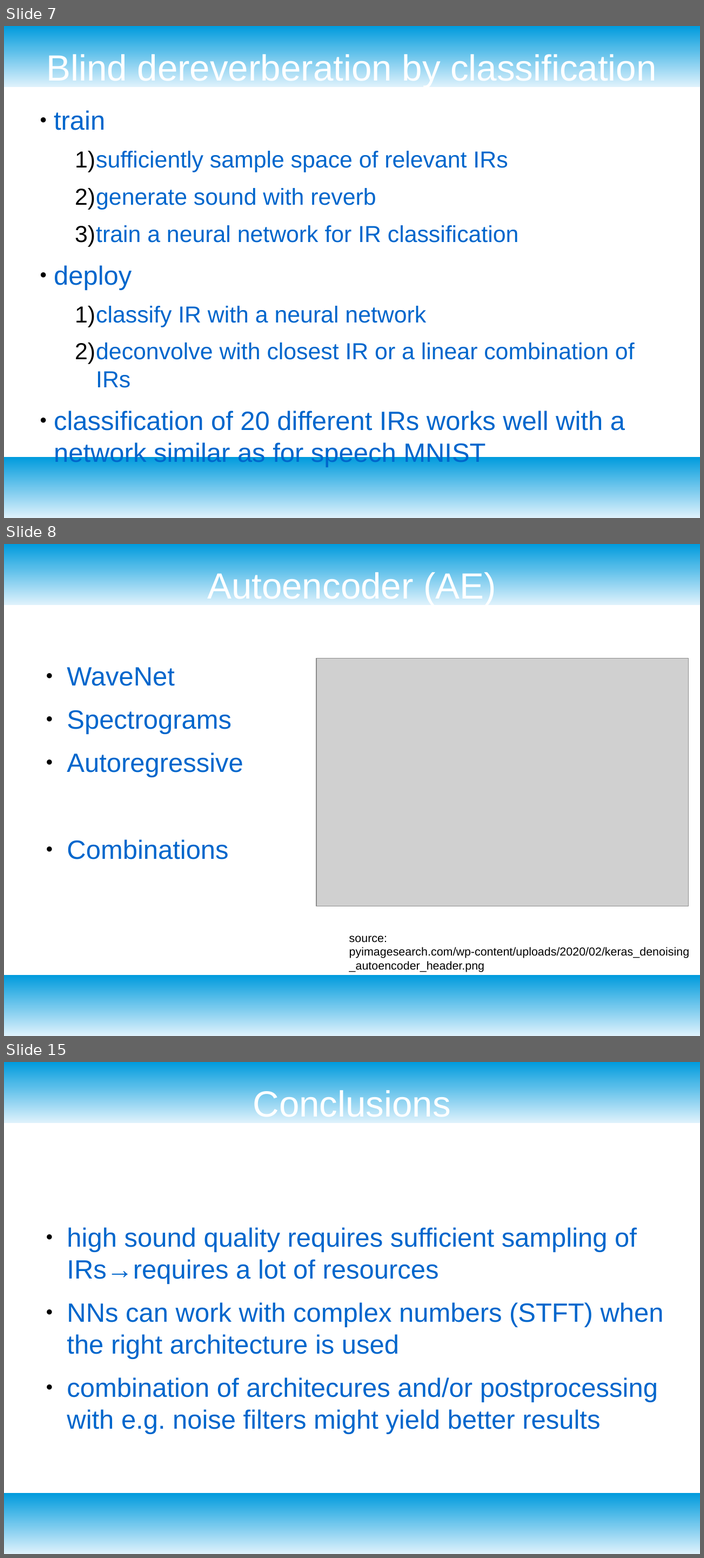
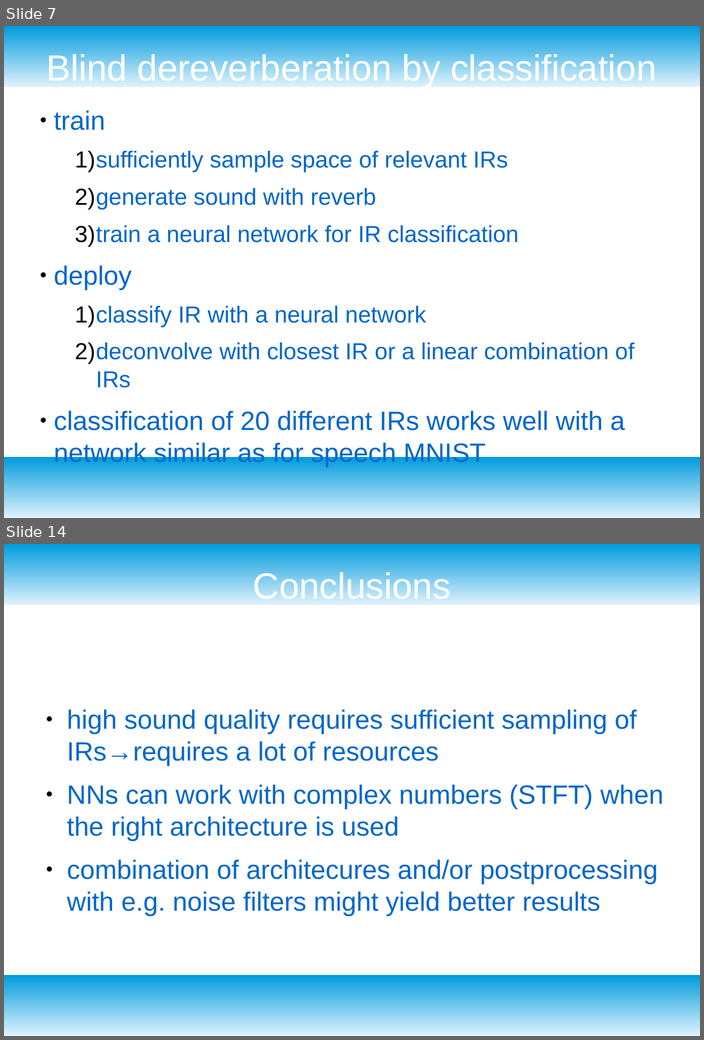
Before and after one commit to jakobatgithub/unreverb, a slide deck: project_presentation.odp. Shown one above the other, each under a label of ours: slides 7, 8 and 15 before the commit, slides 7 and 14 after it; the slides between them are not shown. The pictures are 704x1558 and 704x1040 pixels, drawn with LibreOffice and Linux fonts; fonts in the diff are those of the drawing; grey boxes stand for pictures. Boxes give left, top, right and bottom in pixels: in the first picture for what was removed or moved away, otherwise in the second. Text is boxed around its words. In the diff, an @@ line names an element or a change of style, - is before the commit and + after.

```diff
--- a/project_presentation.odp
+++ b/project_presentation.odp
@@ slide 8 removed at [4,544,700,1036], background #FFFFFF; not listed: 2 template elements that a slide beside it also shows @@
@@ title removed at [207,570,496,606] @@
-Autoencoder (AE)
@@ text removed at [67,667,243,859] @@
-● WaveNet
-● Spectrograms
-● Autoregressive
-● Combinations
@@ picture removed at [316,658,688,906] @@
@@ text removed at [349,936,689,972] @@
-source: pyimagesearch.com/wp-content/uploads/2020/02/keras_denoising_autoencoder_header.png
@@ what was slide 15 is now slide 14 @@
```
Also in this commit, not shown: 6 slides changed, 1 other file.
